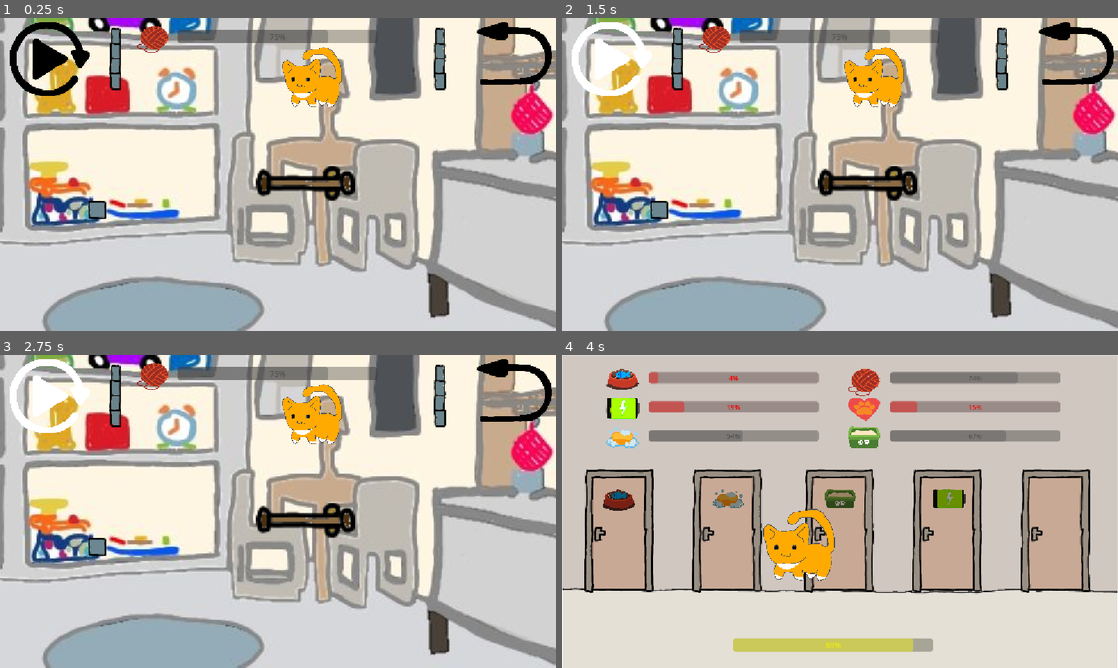
Above: before the commit, frames 1-4 (two rows, left to right).
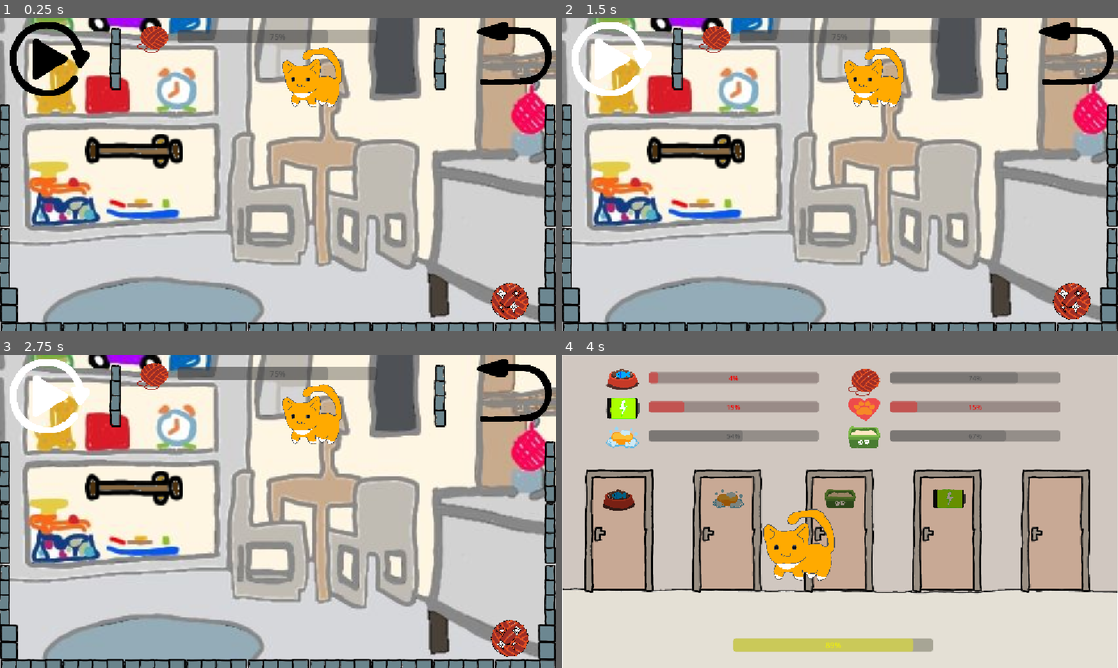
Above: after the commit, the same moments.

Repository: HipolitoThe3rd/Cat-Game
Game: Godot game, scene res://scenes/playroom.tscn
Same seed, same stepped clock (60 frames per second), same inputs: the game is played once before the commit and once after it. This scene is started directly instead of the project's main scene.
Inputs (mouse positions are in pixels of both pictures, inside the frame that each line leads up to):
- Up to frame 1 (0.25 s): no input
- Up to frame 2 (1.5 s): click (612, 58) at 0.5 s; click (612, 58) at 1.25 s
- Up to frame 3 (2.75 s): click (50, 395) at 2 s
- Up to frame 4 (4 s): click (1079, 389) at 2.75 s; tap Enter (ui_accept) at 3.5 s; drag from (806, 583) to (895, 442) at 3.52 s

The runs differ from the first frame. In frame 1, 9.0% of the frame differs, in the area x 0-100%, y 27-100%; in frame 2, 9.0%; in frame 3, 9.0%; in frame 4, nothing differs.

Commit message:
checkpoint beofre playroom game

Diff:
--- a/project.godot
+++ b/project.godot
@@ -25,10 +25,7 @@
 
 [display]
 
-window/size/viewport_width=1152
-window/size/viewport_height=648
 window/stretch/mode="canvas_items"
-window/stretch/aspect="keep"
 
 [input]
 
--- a/scenes/playroom.tscn
+++ b/scenes/playroom.tscn
@@ -9,21 +9,26 @@
 [ext_resource type="Texture2D" uid="uid://chh237kv5fgim" path="res://sprites/ui/IconBackPressed.png" id="5_mpdoj"]
 [ext_resource type="Texture2D" uid="uid://dv7ykceyk2ka1" path="res://sprites/ui/IconBackHover.png" id="6_0nyju"]
 [ext_resource type="Texture2D" uid="uid://bc6trx5hg6hqj" path="res://sprites/ui/IconReplayHover.png" id="6_mpdoj"]
-[ext_resource type="AudioStream" uid="uid://bcffy88chhld8" path="res://sfx/shower_toggle.wav" id="7_poo7g"]
-[ext_resource type="AudioStream" uid="uid://b2wtehgiwvj5q" path="res://sfx/shower_run.wav" id="8_1itpy"]
 [ext_resource type="Texture2D" uid="uid://c8n2rqd4shrwl" path="res://sprites/ui/standby.jpg" id="9_r0hti"]
+[ext_resource type="AudioStream" uid="uid://djkam27dambf7" path="res://sfx/switch_on.wav" id="10_1n0vl"]
 [ext_resource type="Script" uid="uid://dj837vbrtjjx7" path="res://scripts/cat_playroom.gd" id="10_lrjy8"]
 [ext_resource type="Texture2D" uid="uid://dlbmmwgfog3m" path="res://sprites/cat.png" id="11_5d2ak"]
+[ext_resource type="AudioStream" uid="uid://dplxek6i3g1cb" path="res://sfx/switch_off.wav" id="11_pvk0r"]
 [ext_resource type="Texture2D" uid="uid://c4tolfb8ufe2q" path="res://sprites/cat_pet.png" id="12_0vtxf"]
+[ext_resource type="PackedScene" uid="uid://dnq7c6g28k7bi" path="res://scenes/prefabs/showerhead_hitbox.tscn" id="13_1n0vl"]
 [ext_resource type="Texture2D" uid="uid://d3c7yuwaro5y3" path="res://sprites/cat_walk_0.png" id="13_ryj4h"]
 [ext_resource type="Texture2D" uid="uid://cujqlo1rtbohn" path="res://sprites/cat_walk_2.png" id="14_4kfa6"]
 [ext_resource type="AudioStream" uid="uid://4rpjw24p04m6" path="res://sfx/meow_1.mp3" id="15_mpdoj"]
 [ext_resource type="AudioStream" uid="uid://cx14stefxmavf" path="res://sfx/meow_2.mp3" id="16_0nyju"]
 [ext_resource type="AudioStream" uid="uid://cvclwqippv1kg" path="res://sfx/meow_3.mp3" id="17_poo7g"]
 [ext_resource type="AudioStream" uid="uid://dbtdyief021cq" path="res://sfx/purr.mp3" id="18_1itpy"]
+[ext_resource type="Texture2D" uid="uid://72wbqsp1kp22" path="res://sprites/cat_yarn_1.png" id="18_bcixq"]
+[ext_resource type="Texture2D" uid="uid://cqfssjbguo0vc" path="res://sprites/cat_yarn_0.png" id="19_1n0vl"]
 [ext_resource type="PackedScene" uid="uid://idi0b8k4c0jl" path="res://scenes/prefabs/playroom/block_line.tscn" id="22_4kfa6"]
 [ext_resource type="PackedScene" uid="uid://b2n1gnyym6rg1" path="res://scenes/prefabs/playroom/block_square.tscn" id="23_0nyju"]
 [ext_resource type="PackedScene" uid="uid://dbnilgjq084qr" path="res://scenes/prefabs/playroom/playroom_door.tscn" id="23_mpdoj"]
+[ext_resource type="AudioStream" uid="uid://dt067tneqp13v" path="res://sfx/meow_happy.mp3" id="23_pvk0r"]
+[ext_resource type="PackedScene" uid="uid://ve5dtg307crr" path="res://scenes/prefabs/yarn.tscn" id="25_poo7g"]
 
 [sub_resource type="CircleShape2D" id="CircleShape2D_r0hti"]
 radius = 22.0
@@ -74,11 +79,40 @@
 "values": [ExtResource("13_ryj4h"), ExtResource("11_5d2ak"), ExtResource("14_4kfa6"), ExtResource("11_5d2ak")]
 }
 
+[sub_resource type="Animation" id="Animation_lx7oo"]
+resource_name = "yarn"
+length = 1.8
+tracks/0/type = "value"
+tracks/0/imported = false
+tracks/0/enabled = true
+tracks/0/path = NodePath("SFX/MeowHappy:playing")
+tracks/0/interp = 1
+tracks/0/loop_wrap = true
+tracks/0/keys = {
+"times": PackedFloat32Array(0),
+"transitions": PackedFloat32Array(1),
+"update": 1,
+"values": [true]
+}
+tracks/1/type = "value"
+tracks/1/imported = false
+tracks/1/enabled = true
+tracks/1/path = NodePath("Sprite2D:texture")
+tracks/1/interp = 1
+tracks/1/loop_wrap = true
+tracks/1/keys = {
+"times": PackedFloat32Array(0, 0.36666667, 0.8333333, 1.1333333),
+"transitions": PackedFloat32Array(1, 1, 1, 1),
+"update": 1,
+"values": [ExtResource("18_bcixq"), ExtResource("19_1n0vl"), ExtResource("18_bcixq"), ExtResource("19_1n0vl")]
+}
+
 [sub_resource type="AnimationLibrary" id="AnimationLibrary_s6eg2"]
 _data = {
 &"RESET": SubResource("Animation_lcd1r"),
 &"pet": SubResource("Animation_7t3s2"),
-&"walk": SubResource("Animation_4oyfp")
+&"walk": SubResource("Animation_4oyfp"),
+&"yarn": SubResource("Animation_lx7oo")
 }
 
 [node name="Playroom" type="Node2D"]
@@ -141,12 +175,11 @@
 
 [node name="Audio" type="Node" parent="."]
 
-[node name="ShowerToggle" type="AudioStreamPlayer" parent="Audio"]
-stream = ExtResource("7_poo7g")
-
-[node name="ShowerRun" type="AudioStreamPlayer" parent="Audio"]
-stream = ExtResource("8_1itpy")
-volume_db = -9.0
+[node name="LaserOn" type="AudioStreamPlayer" parent="Audio"]
+stream = ExtResource("10_1n0vl")
+
+[node name="LaserOff" type="AudioStreamPlayer" parent="Audio"]
+stream = ExtResource("11_pvk0r")
 
 [node name="TextureRect" type="TextureRect" parent="."]
 visible = false
@@ -154,8 +187,9 @@
 offset_bottom = 40.0
 texture = ExtResource("9_r0hti")
 
-[node name="SpawnTimer" type="Timer" parent="."]
-wait_time = 3.0
+[node name="LaserHitbox" parent="." instance=ExtResource("13_1n0vl")]
+position = Vector2(-397, 40.000008)
+scale = Vector2(2.5, 2.5)
 
 [node name="Cat" type="CharacterBody2D" parent="."]
 position = Vector2(651, 121.00001)
@@ -189,6 +223,7 @@
 stream = ExtResource("17_poo7g")
 
 [node name="MeowHappy" type="AudioStreamPlayer" parent="Cat/SFX"]
+stream = ExtResource("23_pvk0r")
 
 [node name="Purr" type="AudioStreamPlayer" parent="Cat/SFX"]
 stream = ExtResource("18_1itpy")
@@ -203,14 +238,81 @@
 position = Vector2(911, 85)
 rotation = 1.5707964
 
+[node name="BlockLine3" parent="LevelDesign" instance=ExtResource("22_4kfa6")]
+position = Vector2(9, 242)
+rotation = 1.5707964
+
+[node name="BlockLine4" parent="LevelDesign" instance=ExtResource("22_4kfa6")]
+position = Vector2(9, 370)
+rotation = 1.5707964
+
+[node name="BlockLine5" parent="LevelDesign" instance=ExtResource("22_4kfa6")]
+position = Vector2(9, 498)
+rotation = 1.5707964
+
+[node name="BlockLine7" parent="LevelDesign" instance=ExtResource("22_4kfa6")]
+position = Vector2(1139, 242)
+rotation = 1.5707964
+
+[node name="BlockLine8" parent="LevelDesign" instance=ExtResource("22_4kfa6")]
+position = Vector2(1139, 370)
+rotation = 1.5707964
+
+[node name="BlockLine9" parent="LevelDesign" instance=ExtResource("22_4kfa6")]
+position = Vector2(1139, 498)
+rotation = 1.5707964
+
+[node name="BlockLine6" parent="LevelDesign" instance=ExtResource("22_4kfa6")]
+position = Vector2(65, 642)
+
+[node name="BlockLine10" parent="LevelDesign" instance=ExtResource("22_4kfa6")]
+position = Vector2(193, 642)
+
+[node name="BlockLine11" parent="LevelDesign" instance=ExtResource("22_4kfa6")]
+position = Vector2(321, 642)
+
+[node name="BlockLine12" parent="LevelDesign" instance=ExtResource("22_4kfa6")]
+position = Vector2(449, 642)
+
+[node name="BlockLine13" parent="LevelDesign" instance=ExtResource("22_4kfa6")]
+position = Vector2(577, 642)
+
+[node name="BlockLine14" parent="LevelDesign" instance=ExtResource("22_4kfa6")]
+position = Vector2(705, 642)
+
+[node name="BlockLine15" parent="LevelDesign" instance=ExtResource("22_4kfa6")]
+position = Vector2(833, 642)
+
+[node name="BlockLine16" parent="LevelDesign" instance=ExtResource("22_4kfa6")]
+position = Vector2(961, 642)
+
+[node name="BlockLine17" parent="LevelDesign" instance=ExtResource("22_4kfa6")]
+position = Vector2(1089, 642)
+
 [node name="BlockSquare" parent="LevelDesign" instance=ExtResource("23_0nyju")]
-position = Vector2(201, 397)
+position = Vector2(18, 612)
+
+[node name="BlockSquare2" parent="LevelDesign" instance=ExtResource("23_0nyju")]
+position = Vector2(18, 576)
+
+[node name="BlockSquare3" parent="LevelDesign" instance=ExtResource("23_0nyju")]
+position = Vector2(1133, 612)
+
+[node name="BlockSquare4" parent="LevelDesign" instance=ExtResource("23_0nyju")]
+position = Vector2(1133, 576)
 
 [node name="PlayroomDoor" parent="LevelDesign" instance=ExtResource("23_mpdoj")]
-position = Vector2(633, 395)
+position = Vector2(278, 328)
+
+[node name="Yarn" parent="LevelDesign" instance=ExtResource("25_poo7g")]
+position = Vector2(1057, 587)
 
 [connection signal="button_down" from="UI/ReplayButton" to="." method="_on_replay_button_button_down"]
 [connection signal="button_down" from="UI/BackButton" to="." method="_on_back_button_button_down"]
-[connection signal="timeout" from="SpawnTimer" to="." method="_on_spawn_timer_timeout"]
 [connection signal="mouse_entered" from="Cat" to="Cat" method="_on_mouse_entered"]
 [connection signal="mouse_exited" from="Cat" to="Cat" method="_on_mouse_exited"]
+[connection signal="animation_finished" from="Cat/AnimationPlayer" to="." method="_on_animation_player_animation_finished"]
+[connection signal="body_entered" from="LevelDesign/Yarn/Area2D" to="LevelDesign/Yarn" method="_on_area_2d_body_entered"]
+
+[editable path="LaserHitbox"]
+[editable path="LevelDesign/Yarn"]
--- a/scenes/prefabs/playroom/playroom_door.tscn
+++ b/scenes/prefabs/playroom/playroom_door.tscn
@@ -1,24 +1,118 @@
-[gd_scene load_steps=27 format=3 uid="uid://dbnilgjq084qr"]
+[gd_scene load_steps=13 format=3 uid="uid://dbnilgjq084qr"]
 
 [ext_resource type="Script" uid="uid://67b3u1eikee0" path="res://scripts/playroom_door.gd" id="1_yla5p"]
 [ext_resource type="AudioStream" uid="uid://clgcxg4ul1xij" path="res://sfx/door_open.mp3" id="2_ai77i"]
 [ext_resource type="Texture2D" uid="uid://dpakhwnkagw0k" path="res://sprites/playroom/door_closed.png" id="2_yla5p"]
 [ext_resource type="AudioStream" uid="uid://du4jov36p7iuc" path="res://sfx/door_close.wav" id="3_eqr81"]
 [ext_resource type="Texture2D" uid="uid://7rxqag8n0tte" path="res://sprites/playroom/door_open.png" id="3_fg68i"]
-[ext_resource type="Script" uid="uid://dj837vbrtjjx7" path="res://scripts/cat_playroom.gd" id="4_ymr3c"]
-[ext_resource type="Texture2D" uid="uid://dlbmmwgfog3m" path="res://sprites/cat.png" id="5_vq3qu"]
-[ext_resource type="Texture2D" uid="uid://c4tolfb8ufe2q" path="res://sprites/cat_pet.png" id="6_ai77i"]
-[ext_resource type="Texture2D" uid="uid://d3c7yuwaro5y3" path="res://sprites/cat_walk_0.png" id="7_eqr81"]
-[ext_resource type="Texture2D" uid="uid://cujqlo1rtbohn" path="res://sprites/cat_walk_2.png" id="8_nldet"]
-[ext_resource type="AudioStream" uid="uid://4rpjw24p04m6" path="res://sfx/meow_1.mp3" id="9_shnc3"]
-[ext_resource type="AudioStream" uid="uid://cx14stefxmavf" path="res://sfx/meow_2.mp3" id="10_x5pk1"]
-[ext_resource type="AudioStream" uid="uid://cvclwqippv1kg" path="res://sfx/meow_3.mp3" id="11_pcaj2"]
-[ext_resource type="AudioStream" uid="uid://dbtdyief021cq" path="res://sfx/purr.mp3" id="12_7jse4"]
 
 [sub_resource type="PhysicsMaterial" id="PhysicsMaterial_fg68i"]
 
 [sub_resource type="RectangleShape2D" id="RectangleShape2D_qh7jv"]
 size = Vector2(0.85, 20)
+
+[sub_resource type="Animation" id="Animation_ymr3c"]
+length = 0.001
+tracks/0/type = "value"
+tracks/0/imported = false
+tracks/0/enabled = true
+tracks/0/path = NodePath("StaticBody2D/CollisionShape2D:shape:size")
+tracks/0/interp = 1
+tracks/0/loop_wrap = true
+tracks/0/keys = {
+"times": PackedFloat32Array(0),
+"transitions": PackedFloat32Array(1),
+"update": 0,
+"values": [Vector2(0.85, 20)]
+}
+
+[sub_resource type="Animation" id="Animation_5jmv3"]
+resource_name = "closed"
+loop_mode = 1
+tracks/0/type = "value"
+tracks/0/imported = false
+tracks/0/enabled = true
+tracks/0/path = NodePath("Sprite2D:position")
+tracks/0/interp = 1
+tracks/0/loop_wrap = true
+tracks/0/keys = {
+"times": PackedFloat32Array(0),
+"transitions": PackedFloat32Array(1),
+"update": 0,
+"values": [Vector2(0, 0)]
+}
+tracks/1/type = "value"
+tracks/1/imported = false
+tracks/1/enabled = true
+tracks/1/path = NodePath("Sprite2D:texture")
+tracks/1/interp = 1
+tracks/1/loop_wrap = true
+tracks/1/keys = {
+"times": PackedFloat32Array(0),
+"transitions": PackedFloat32Array(1),
+"update": 1,
+"values": [ExtResource("2_yla5p")]
+}
+tracks/2/type = "value"
+tracks/2/imported = false
+tracks/2/enabled = true
+tracks/2/path = NodePath("Sprite2D:rotation")
+tracks/2/interp = 1
+tracks/2/loop_wrap = true
+tracks/2/keys = {
+"times": PackedFloat32Array(0),
+"transitions": PackedFloat32Array(1),
+"update": 0,
+"values": [0.0]
+}
+tracks/3/type = "value"
+tracks/3/imported = false
+tracks/3/enabled = true
+tracks/3/path = NodePath("StaticBody2D:rotation")
+tracks/3/interp = 1
+tracks/3/loop_wrap = true
+tracks/3/keys = {
+"times": PackedFloat32Array(0),
+"transitions": PackedFloat32Array(1),
+"update": 0,
+"values": [0.0]
+}
+tracks/4/type = "value"
+tracks/4/imported = false
+tracks/4/enabled = true
+tracks/4/path = NodePath("StaticBody2D/CollisionShape2D:shape:size")
+tracks/4/interp = 1
+tracks/4/loop_wrap = true
+tracks/4/keys = {
+"times": PackedFloat32Array(0),
+"transitions": PackedFloat32Array(1),
+"update": 0,
+"values": [Vector2(0.85, 20)]
+}
+tracks/5/type = "value"
+tracks/5/imported = false
+tracks/5/enabled = true
+tracks/5/path = NodePath("StaticBody2D:position")
+tracks/5/interp = 1
+tracks/5/loop_wrap = true
+tracks/5/keys = {
+"times": PackedFloat32Array(0),
+"transitions": PackedFloat32Array(1),
+"update": 0,
+"values": [Vector2(0, -18)]
+}
+tracks/6/type = "value"
+tracks/6/imported = false
+tracks/6/enabled = true
+tracks/6/path = NodePath("ClickArea/CollisionShape2D:shape:size")
+tracks/6/interp = 1
+tracks/6/loop_wrap = true
+tracks/6/keys = {
+"times": PackedFloat32Array(0),
+"transitions": PackedFloat32Array(1),
+"update": 0,
+"values": [Vector2(65, 20)]
+}
 
 [sub_resource type="Animation" id="Animation_egwa0"]
 resource_name = "open"
@@ -72,109 +166,6 @@
 "values": [Vector2(0.6816667, 13.333332)]
 }
 
-[sub_resource type="Animation" id="Animation_5jmv3"]
-resource_name = "closed"
-loop_mode = 1
-tracks/0/type = "value"
-tracks/0/imported = false
-tracks/0/enabled = true
-tracks/0/path = NodePath("Sprite2D:position")
-tracks/0/interp = 1
-tracks/0/loop_wrap = true
-tracks/0/keys = {
-"times": PackedFloat32Array(0),
-"transitions": PackedFloat32Array(1),
-"update": 0,
-"values": [Vector2(0, 0)]
-}
-tracks/1/type = "value"
-tracks/1/imported = false
-tracks/1/enabled = true
-tracks/1/path = NodePath("Sprite2D:texture")
-tracks/1/interp = 1
-tracks/1/loop_wrap = true
-tracks/1/keys = {
-"times": PackedFloat32Array(0),
-"transitions": PackedFloat32Array(1),
-"update": 1,
-"values": [ExtResource("2_yla5p")]
-}
-tracks/2/type = "value"
-tracks/2/imported = false
-tracks/2/enabled = true
-tracks/2/path = NodePath("Sprite2D:rotation")
-tracks/2/interp = 1
-tracks/2/loop_wrap = true
-tracks/2/keys = {
-"times": PackedFloat32Array(0),
-"transitions": PackedFloat32Array(1),
-"update": 0,
-"values": [0.0]
-}
-tracks/3/type = "value"
-tracks/3/imported = false
-tracks/3/enabled = true
-tracks/3/path = NodePath("StaticBody2D:rotation")
-tracks/3/interp = 1
-tracks/3/loop_wrap = true
-tracks/3/keys = {
-"times": PackedFloat32Array(0),
-"transitions": PackedFloat32Array(1),
-"update": 0,
-"values": [0.0]
-}
-tracks/4/type = "value"
-tracks/4/imported = false
-tracks/4/enabled = true
-tracks/4/path = NodePath("StaticBody2D/CollisionShape2D:shape:size")
-tracks/4/interp = 1
-tracks/4/loop_wrap = true
-tracks/4/keys = {
-"times": PackedFloat32Array(0),
-"transitions": PackedFloat32Array(1),
-"update": 0,
-"values": [Vector2(0.85, 20)]
-}
-tracks/5/type = "value"
-tracks/5/imported = false
-tracks/5/enabled = true
-tracks/5/path = NodePath("StaticBody2D:position")
-tracks/5/interp = 1
-tracks/5/loop_wrap = true
-tracks/5/keys = {
-"times": PackedFloat32Array(0),
-"transitions": PackedFloat32Array(1),
-"update": 0,
-"values": [Vector2(0, -18)]
-}
-tracks/6/type = "value"
-tracks/6/imported = false
-tracks/6/enabled = true
-tracks/6/path = NodePath("ClickArea/CollisionShape2D:shape:size")
-tracks/6/interp = 1
-tracks/6/loop_wrap = true
-tracks/6/keys = {
-"times": PackedFloat32Array(0),
-"transitions": PackedFloat32Array(1),
-"update": 0,
-"values": [Vector2(65, 20)]
-}
-
-[sub_resource type="Animation" id="Animation_ymr3c"]
-length = 0.001
-tracks/0/type = "value"
-tracks/0/imported = false
-tracks/0/enabled = true
-tracks/0/path = NodePath("StaticBody2D/CollisionShape2D:shape:size")
-tracks/0/interp = 1
-tracks/0/loop_wrap = true
-tracks/0/keys = {
-"times": PackedFloat32Array(0),
-"transitions": PackedFloat32Array(1),
-"update": 0,
-"values": [Vector2(0.85, 20)]
-}
-
 [sub_resource type="AnimationLibrary" id="AnimationLibrary_68gig"]
 _data = {
 &"RESET": SubResource("Animation_ymr3c"),
@@ -185,62 +176,6 @@
 [sub_resource type="RectangleShape2D" id="RectangleShape2D_fg68i"]
 size = Vector2(65, 20)
 
-[sub_resource type="CircleShape2D" id="CircleShape2D_c65rj"]
-radius = 22.0
-
-[sub_resource type="Animation" id="Animation_lcd1r"]
-length = 0.001
-tracks/0/type = "value"
-tracks/0/imported = false
-tracks/0/enabled = true
-tracks/0/path = NodePath("Sprite2D:texture")
-tracks/0/interp = 1
-tracks/0/loop_wrap = true
-tracks/0/keys = {
-"times": PackedFloat32Array(0),
-"transitions": PackedFloat32Array(1),
-"update": 1,
-"values": [ExtResource("5_vq3qu")]
-}
-
-[sub_resource type="Animation" id="Animation_7t3s2"]
-resource_name = "pet"
-tracks/0/type = "value"
-tracks/0/imported = false
-tracks/0/enabled = true
-tracks/0/path = NodePath("Sprite2D:texture")
-tracks/0/interp = 1
-tracks/0/loop_wrap = true
-tracks/0/keys = {
-"times": PackedFloat32Array(0),
-"transitions": PackedFloat32Array(1),
-"update": 1,
-"values": [ExtResource("6_ai77i")]
-}
-
-[sub_resource type="Animation" id="Animation_4oyfp"]
-resource_name = "walk"
-loop_mode = 1
-tracks/0/type = "value"
-tracks/0/imported = false
-tracks/0/enabled = true
-tracks/0/path = NodePath("Sprite2D:texture")
-tracks/0/interp = 1
-tracks/0/loop_wrap = true
-tracks/0/keys = {
-"times": PackedFloat32Array(0, 0.25, 0.5, 0.75),
-"transitions": PackedFloat32Array(1, 1, 1, 1),
-"update": 1,
-"values": [ExtResource("7_eqr81"), ExtResource("5_vq3qu"), ExtResource("8_nldet"), ExtResource("5_vq3qu")]
-}
-
-[sub_resource type="AnimationLibrary" id="AnimationLibrary_s6eg2"]
-_data = {
-&"RESET": SubResource("Animation_lcd1r"),
-&"pet": SubResource("Animation_7t3s2"),
-&"walk": SubResource("Animation_4oyfp")
-}
-
 [node name="PlayroomDoor" type="Node2D"]
 scale = Vector2(3, 3)
 script = ExtResource("1_yla5p")
@@ -277,44 +212,6 @@
 position = Vector2(0, -18)
 shape = SubResource("RectangleShape2D_fg68i")
 
-[node name="Cat" type="CharacterBody2D" parent="."]
-position = Vector2(357, 278)
-scale = Vector2(2.5, 2.5)
-input_pickable = true
-script = ExtResource("4_ymr3c")
-
-[node name="Sprite2D" type="Sprite2D" parent="Cat"]
-scale = Vector2(0.05, 0.05)
-texture = ExtResource("5_vq3qu")
-
-[node name="CollisionShape2D" type="CollisionShape2D" parent="Cat"]
-position = Vector2(0, 3.2000427)
-shape = SubResource("CircleShape2D_c65rj")
-
-[node name="AnimationPlayer" type="AnimationPlayer" parent="Cat"]
-libraries = {
-&"": SubResource("AnimationLibrary_s6eg2")
-}
-autoplay = "RESET"
-
-[node name="SFX" type="Node" parent="Cat"]
-
-[node name="Meow1" type="AudioStreamPlayer" parent="Cat/SFX"]
-stream = ExtResource("9_shnc3")
-
-[node name="Meow2" type="AudioStreamPlayer" parent="Cat/SFX"]
-stream = ExtResource("10_x5pk1")
-
-[node name="Meow3" type="AudioStreamPlayer" parent="Cat/SFX"]
-stream = ExtResource("11_pcaj2")
-
-[node name="MeowHappy" type="AudioStreamPlayer" parent="Cat/SFX"]
-
-[node name="Purr" type="AudioStreamPlayer" parent="Cat/SFX"]
-stream = ExtResource("12_7jse4")
-
 [connection signal="input_event" from="ClickArea" to="." method="_on_click_area_input_event"]
 [connection signal="mouse_entered" from="ClickArea" to="." method="_on_click_area_mouse_entered"]
 [connection signal="mouse_exited" from="ClickArea" to="." method="_on_click_area_mouse_exited"]
-[connection signal="mouse_entered" from="Cat" to="Cat" method="_on_mouse_entered"]
-[connection signal="mouse_exited" from="Cat" to="Cat" method="_on_mouse_exited"]
--- /dev/null
+++ b/scenes/prefabs/yarn.tscn
@@ -0,0 +1,56 @@
+[gd_scene load_steps=9 format=3 uid="uid://ve5dtg307crr"]
+
+[ext_resource type="Script" uid="uid://b4cxuflybl5va" path="res://scripts/yarn.gd" id="1_f04lq"]
+[ext_resource type="Texture2D" uid="uid://b8b7mwyum5fh5" path="res://sprites/playroom/yarn_0.png" id="2_tkigc"]
+[ext_resource type="Texture2D" uid="uid://coharqxem6ror" path="res://sprites/playroom/yarn_1.png" id="3_6g61o"]
+[ext_resource type="Texture2D" uid="uid://c7ta6wxa0bive" path="res://sprites/playroom/yarn_2.png" id="4_pqgc5"]
+[ext_resource type="Texture2D" uid="uid://b6pbe1rrbflmt" path="res://sprites/playroom/yarn_3.png" id="5_6jsus"]
+[ext_resource type="Texture2D" uid="uid://bu15l4exsoxoa" path="res://sprites/playroom/yarn_4.png" id="6_7cmkm"]
+
+[sub_resource type="SpriteFrames" id="SpriteFrames_soq6x"]
+animations = [{
+"frames": [{
+"duration": 1.0,
+"texture": ExtResource("3_6g61o")
+}, {
+"duration": 1.0,
+"texture": ExtResource("4_pqgc5")
+}, {
+"duration": 1.0,
+"texture": ExtResource("5_6jsus")
+}, {
+"duration": 1.0,
+"texture": ExtResource("6_7cmkm")
+}, {
+"duration": 1.0,
+"texture": ExtResource("5_6jsus")
+}, {
+"duration": 1.0,
+"texture": ExtResource("4_pqgc5")
+}],
+"loop": true,
+"name": &"default",
+"speed": 5.0
+}]
+
+[sub_resource type="CircleShape2D" id="CircleShape2D_6g61o"]
+radius = 400.0
+
+[node name="Yarn" type="Node2D"]
+scale = Vector2(0.1, 0.1)
+script = ExtResource("1_f04lq")
+
+[node name="Sprite2D" type="Sprite2D" parent="."]
+visible = false
+texture = ExtResource("2_tkigc")
+
+[node name="AnimatedSprite2D" type="AnimatedSprite2D" parent="."]
+position = Vector2(-50, 40)
+sprite_frames = SubResource("SpriteFrames_soq6x")
+autoplay = "default"
+frame_progress = 0.37531778
+
+[node name="Area2D" type="Area2D" parent="."]
+
+[node name="CollisionShape2D" type="CollisionShape2D" parent="Area2D"]
+shape = SubResource("CircleShape2D_6g61o")
--- a/scripts/playroom.gd
+++ b/scripts/playroom.gd
@@ -62,3 +62,9 @@
 
 func _on_back_button_button_down() -> void:
 	get_tree().change_scene_to_file("res://scenes/hub.tscn")
+
+
+func _on_animation_player_animation_finished(anim_name: StringName) -> void:
+	if anim_name == "yarn":
+		# reset room and rearrange blocks
+		pass # Replace with function body.
--- /dev/null
+++ b/scripts/yarn.gd
@@ -0,0 +1,9 @@
+class_name Yarn
+extends Node2D
+
+
+func _on_area_2d_body_entered(body: Node2D) -> void:
+	if body is PlayroomCat:
+		# Cat will play yarn animation, after which the room will reset
+		# and rearrange the blocks
+		body.get_node("AnimationPlayer").play("yarn")
Not shown: 1 places in scenes/playroom.tscn that only renumber resources
Not shown, added: scripts/yarn.gd.uid
Not shown, added: sfx/switch_off.wav.import
Not shown, added: sfx/switch_on.wav.import
Binary file added: sprites/cat_yarn_0.png
Not shown, added: sprites/cat_yarn_0.png.import
Binary file added: sprites/cat_yarn_1.png
Not shown, added: sprites/cat_yarn_1.png.import
Binary file added: sprites/playroom/yarn_0.png
Not shown, added: sprites/playroom/yarn_0.png.import
Binary file added: sprites/playroom/yarn_1.png
Not shown, added: sprites/playroom/yarn_1.png.import
(and 8 more such lines)
